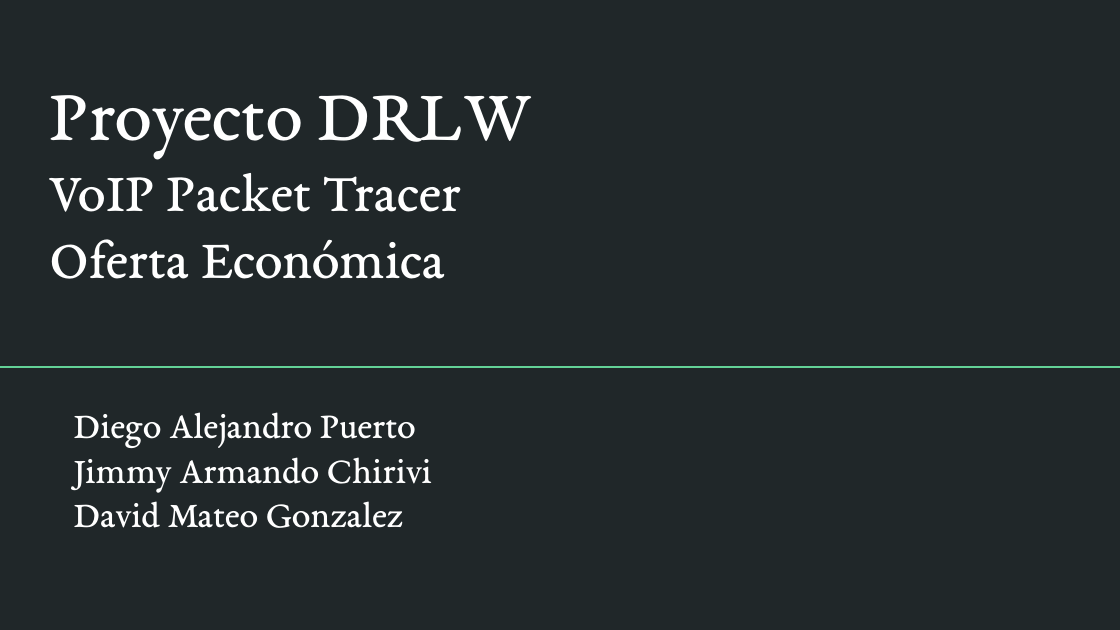
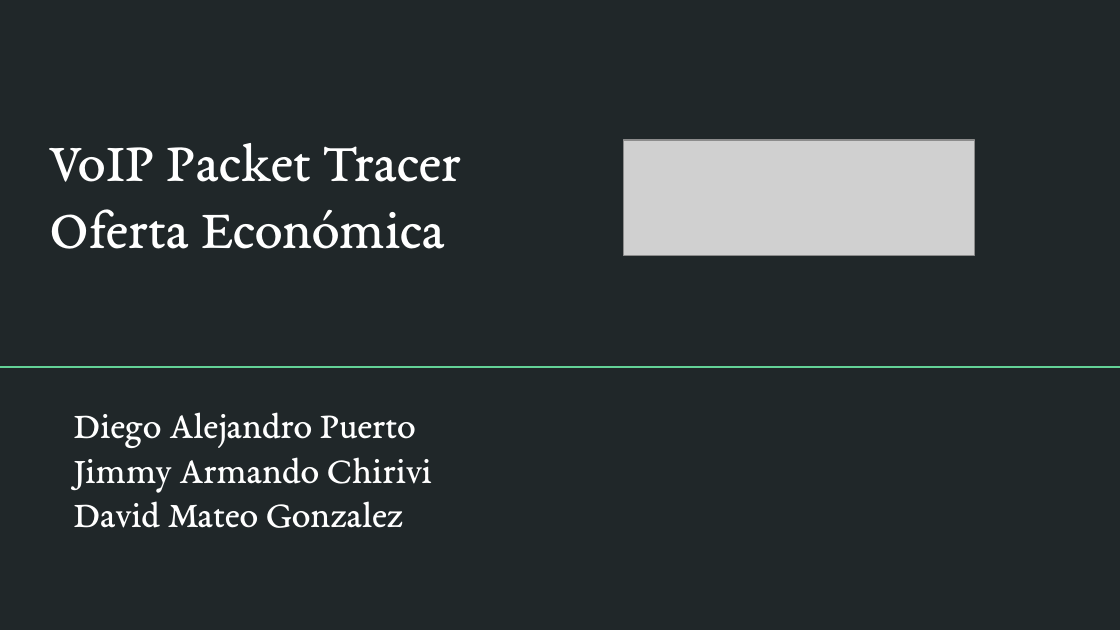
Before and after one commit to Diego23p/ProyectoDRLW, a slide deck: slide 1 of Oferta economica.pptx. Drawn at 1120x630 pixels with LibreOffice and Linux fonts; fonts in the diff are those of the drawing; grey boxes stand for pictures. Boxes give left, top, right and bottom in pixels: in the first picture for what was removed or moved away, otherwise in the second. Text is boxed around its words. In the diff, an @@ line names an element or a change of style, - is before the commit and + after.

```diff
--- a/Oferta economica.pptx
+++ b/Oferta economica.pptx
@@ title at (x1=49, y1=95, x2=532, y2=159): paragraph removed @@
-Proyecto DRLW
@@ title "VoIP Packet Tracer" moved from (x1=49, y1=95, x2=532, y2=279) to (x1=49, y1=143, x2=461, y2=249) @@
@@ picture added at (x1=623, y1=140, x2=974, y2=255) @@
```
Also in this commit, not shown: 5 other slides changed, 5 other files.
